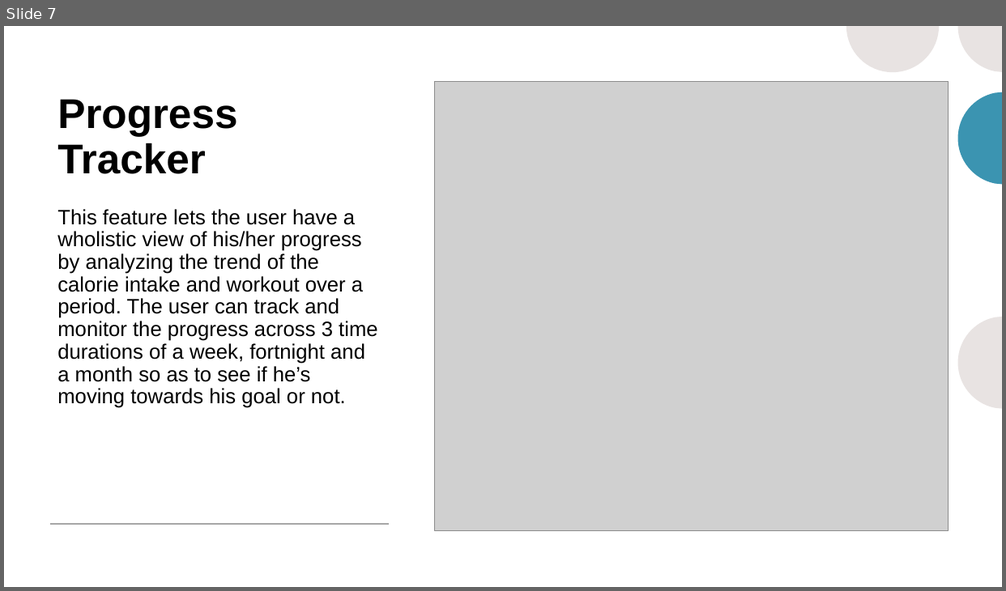
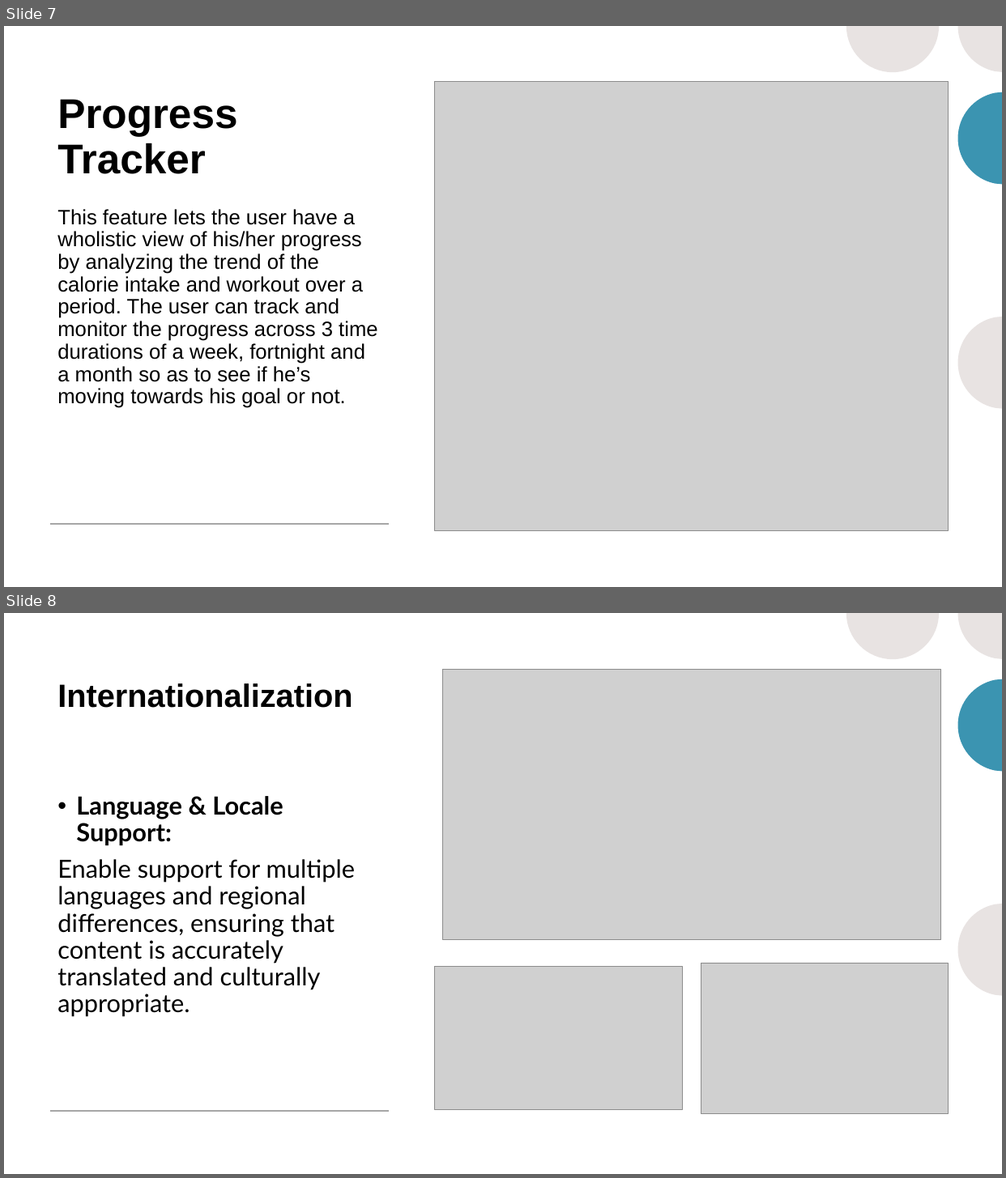
Before and after one commit to hwalia099/Fitness-App, a slide deck: FitTrackPresentation.pptx. Shown one above the other, each under a label of ours: slide 7 before the commit, slides 7 and 8 after it. The pictures are 1006x591 and 1006x1178 pixels, drawn with LibreOffice and Linux fonts; fonts in the diff are those of the drawing; grey boxes stand for pictures. Boxes give left, top, right and bottom in pixels: in the first picture for what was removed or moved away, otherwise in the second. Text is boxed around its words. In the diff, an @@ line names an element or a change of style, - is before the commit and + after.

```diff
--- a/FitTrackPresentation.pptx
+++ b/FitTrackPresentation.pptx
@@ slide 8 added at [4, 613, 1002, 1174], background #FFFFFF; not listed: 8 template elements that a slide beside it also shows @@
@@ rectangle added at [4, 613, 1002, 1174], fill #FFFFFF @@
@@ group added at [846, 613, 1002, 995]: 4 freeform shapes @@
@@ title added at [57, 683, 352, 708], 31 pt, text #000000, bold @@
+Internationalization
@@ picture added at [443, 669, 941, 939] @@
@@ text added at [57, 796, 356, 1017], 24 pt, text #000000 @@
+• Language & Locale Support:
+Enable support for multiple languages and regional differences, ensuring that content is accurately translated and culturally appropriate.
@@ picture added at [435, 966, 683, 1110] @@
@@ picture added at [701, 964, 948, 1114] @@
@@ line added from (50, 1112) to (389, 1112), #A6A6A6 1 pt @@
```
Also in this commit, not shown: 1 slide changed, 1 other slide added.
